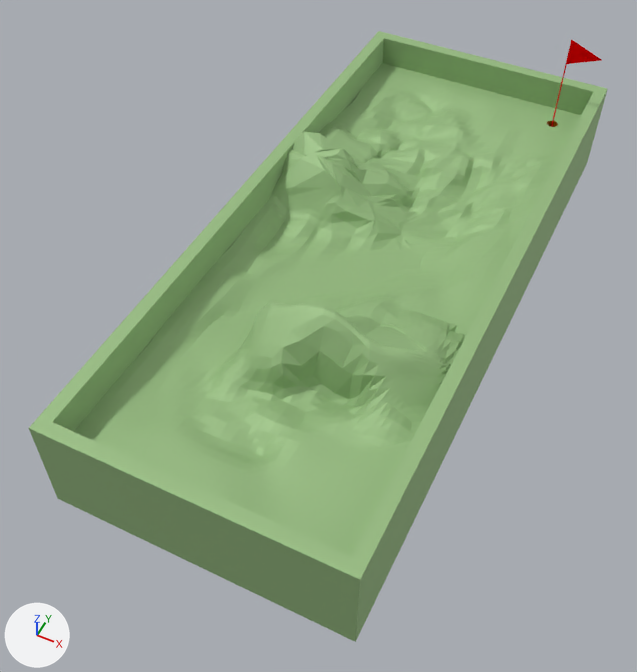
The Blender file assets/blend_files/basic_level_8.blend, before and after one commit.
The view is the same before and after, from a camera (50 mm lens) standing at (1.07, -2.3, 4.08) and looking at (-0.91, 1.66, -0.87). The axes (+X, +Y, +Z) are drawn at lower left. The lights are the same throughout.

The older version as bpy lines, for what is in view:
```python
mat_material = principled_material('Material')
mat_material.base_color = (0.325, 0.518, 0.232)  # green #9abf84
mat_material.metallic = 0.165
mat_material.roughness = 0.606
me_green = bpy.data.meshes.new('green')
me_green.from_pydata(...)  # 2948 vertices, 2742 faces; spans x -1.1..1.1, y -1.1..4.09, z -0.8..0.2
me_green.materials.append(mat_material)  # green #9abf84
ob_green = bpy.data.objects.new('green', me_green)
ob_green.location = (-0.8, 0.83, -0.262)
```
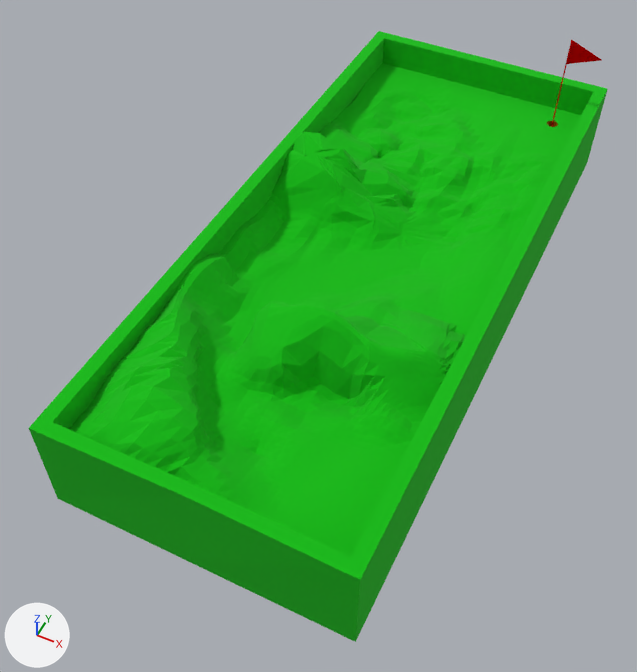
Boxes (x1, y1, x2, y2) around the edits, measured in the pictures (637 x 672 px; the box of a moved part takes in the faces that stretch with it):
'green', recoloured, reshaped: (29, 31, 608, 642) in both
part 1 of me_green, moved or reshaped: (42, 170, 351, 627) in both

Edits to the bpy script that builds the scene:
```text
Change mat_material:
    mat_material.base_color: (0.325, 0.518, 0.232) -> (0.0, 0.5, 0.0)  # green #9abf84 -> green #00bc00
Change me_green:
    where me_green.from_pydata(...)  # 2948 vertices, 2742 faces; spans x -1.1..1.1, y -1.1..4.09, z -0.8..0.2
    used by ob_green; location = (-0.8, 0.83, -0.262)
    me_green part 1: 453 of 2948 vertices moved; they spanned x -1.0..0.42, y -1.1..1.44, z -0.37..0.0 and now span x -1.04..0.42, y -1.09..1.44, z -0.35..0.1; mean shift (0.03, 0.03, 0.13); largest move (-0.73, -0.47, -0.29) -> (-0.55, -0.3, 0.08)
```
